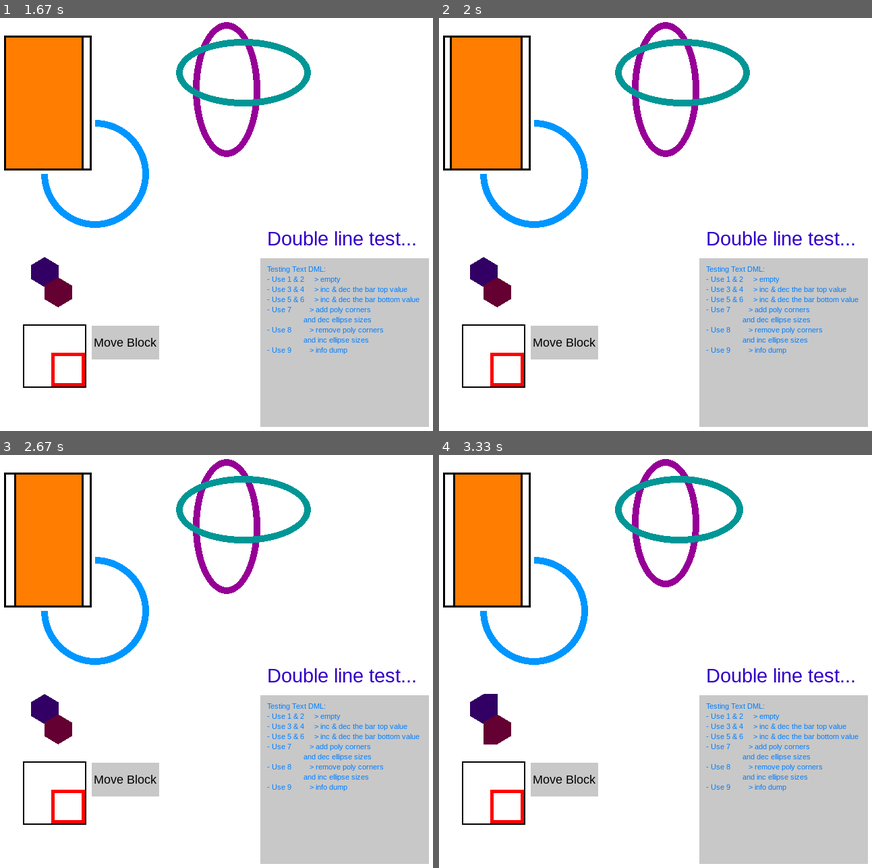
Above: before the commit, frames 1-4 (two rows, left to right).
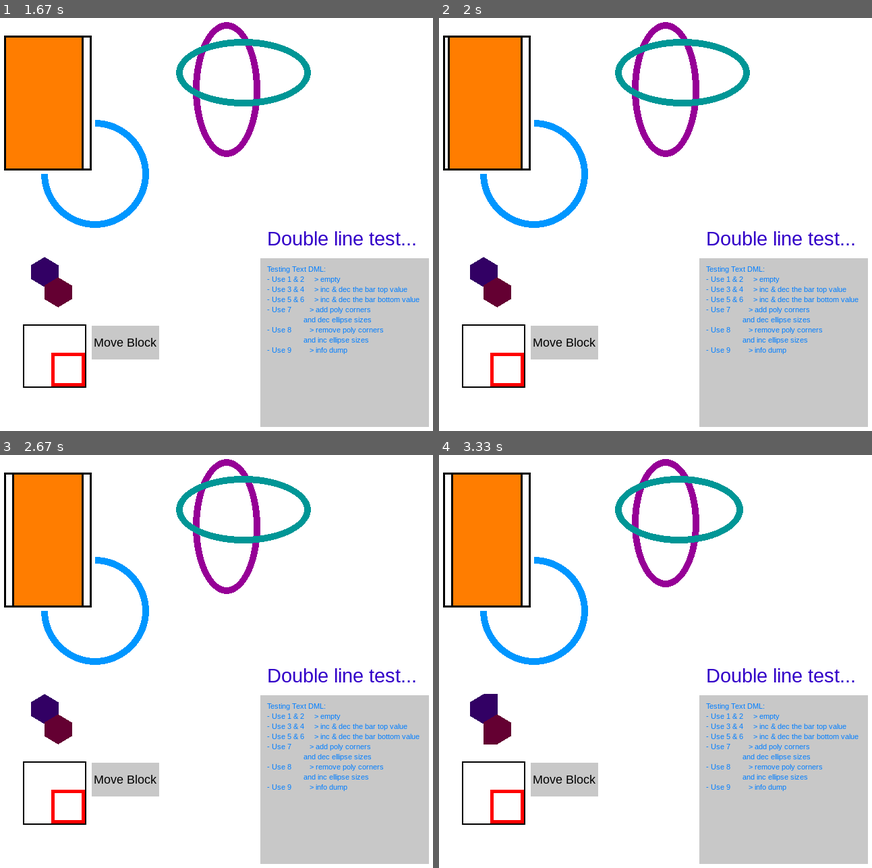
Above: after the commit, the same moments.

Repository: reimerrigtering/PygameUIExtension
Game: pygame game, started from testing.py
The game is run twice, just before and just after one commit, with the same random seed, the same clock (stepped at 60 frames per second) and the same inputs.
Inputs:
- Up to frame 1 (1.67 s): click "Move Block" at 0.38 s; click "Move Block" at 0.72 s; tap 4 at 1 s
- Up to frame 2 (2 s): tap 5 at 1.88 s
- Up to frame 3 (2.67 s): no input
- Up to frame 4 (3.33 s): tap 7 at 2.77 s

Frame 1 is identical in both runs. In frame 2, 0.3% of the frame differs, in the area x 2-3%, y 4-37%; in frame 3, 0.3%; in frame 4, 0.3%.

Commit message:
Added inverse filling and inverse fill color functionality to Bar class

Diff:
--- a/testing.py
+++ b/testing.py
@@ -30,7 +30,8 @@
     dynamic_multi_line=True, margin=20)
 text_surround_rect = Rect(400, 400, 250, 250, color=(200, 200, 200))
 
-bar = Bar(rectangle, bar_color=(255, 125, 0), bar_closed=True, start_fill_side=Placement.LEFT)
+bar = Bar(rectangle, bar_color=(255, 125, 0), bar_inverse_color=(255, 0, 0), bar_closed=True,
+          start_fill_side=Placement.LEFT)
 
 moving_block = Rect(50, 500, 50, 50, color=(255, 0, 0), border=20)
 moving_block_sqr = Rect(48, 498, 94, 94, color=(0, 0, 0), border=2)
--- a/ui_classes.py
+++ b/ui_classes.py
@@ -1124,6 +1124,9 @@
 
     bar_closed: bool = False
 
+    allow_inverse: bool = True
+    bar_inverse_color: T_COLOR = None
+
     start_fill_side: int = Placement.LEFT
     bar_speed: float = 3.0
     starting_frame: int = Frame.get()
@@ -1176,7 +1179,14 @@
             raise NotImplemented
 
     def set_value(self, value: float, set_bottom: bool = False) -> None:
-        set_value = min(max(value, self.max_value_range[0]), self.max_value_range[1])
+        if self.allow_inverse:
+            set_value = min(max(value, self.max_value_range[0]), self.max_value_range[1])
+        else:
+            if not set_bottom:
+                set_value = min(max(value, self.goal_value_range[0]), self.max_value_range[1])
+            else:
+                set_value = min(max(value, self.max_value_range[0]), self.goal_value_range[1])
+
         target_index = 1 if not set_bottom else 0
 
         self.goal_value_range[target_index] = set_value
@@ -1207,12 +1217,15 @@
         return round(bg_height * ratio_filled)
 
     def get_bar_size(self) -> tuple[int, int]:
+        bar_min = min(self.display_range)
+        bar_max = max(self.display_range)
+
         if self.start_fill_side == Placement.LEFT:
-            return (self.get_bar_width(self.display_range[1]) - self.get_bar_width(self.display_range[0]),
+            return (self.get_bar_width(bar_max) - self.get_bar_width(bar_min),
                     self.rect.height - 2 * self.bar_border_width)
         else:
             return (self.rect.width - 2 * self.bar_border_width,
-                    self.get_bar_height(self.display_range[1]) - self.get_bar_height(self.display_range[0]))
+                    self.get_bar_height(bar_max) - self.get_bar_height(bar_min))
 
     def render(self, display: pygame.Surface | None = None) -> None:
         display = display if display is not None else Display.window()
@@ -1222,12 +1235,12 @@
         self.rect.render(display)
 
         if self.start_fill_side == Placement.LEFT:
-            bar_x = self.rect.x + self.bar_border_width + self.get_bar_width(self.display_range[0])
+            bar_x = self.rect.x + self.bar_border_width + self.get_bar_width(min(self.display_range))
             bar_y = self.rect.y + self.bar_border_width
         else:
             bar_x = self.rect.x + self.bar_border_width
             bar_y = self.rect.y + self.bar_border_width + self.get_bar_height(self.max_value_range[1] -
-                                                                              self.display_range[1])
+                                                                              max(self.display_range))
         bar_size = self.get_bar_size()
 
         if self.bar_bg_img is not None:
@@ -1237,7 +1250,12 @@
 
             self.bar_bg_img.render(display)
         else:
-            bar_rect = Rect(bar_x, bar_y, bar_size[0], bar_size[1], color=self.bar_color)
+            color = self.bar_color
+            if self.display_range[0] > self.display_range[1] and self.bar_inverse_color is not None:
+                color = self.bar_inverse_color
+
+            bar_rect = Rect(bar_x, bar_y, bar_size[0], bar_size[1], color=color)
+
             bar_rect.render(display)
 
         if self.bar_closed:
@@ -1248,7 +1266,7 @@
                 stop_width = self.rect.width - 2 * self.bar_border_width
                 stop_height = self.bar_border_width
 
-            if self.max_value_range[0] < self.display_range[1] < self.max_value_range[1]:
+            if self.max_value_range[0] <= self.display_range[1] < self.max_value_range[1]:
                 if self.start_fill_side == Placement.LEFT:
                     max_stop_block = Rect(bar_x + bar_size[0], bar_y, stop_width, stop_height,
                                           color=self.rect.color)
@@ -1258,13 +1276,14 @@
 
                 max_stop_block.render(display)
 
-            if self.max_value_range[0] < self.display_range[0] < self.max_value_range[1]:
+            if self.max_value_range[0] < self.display_range[0] <= self.max_value_range[1]:
                 if self.start_fill_side == Placement.LEFT:
-                    max_stop_block = Rect(bar_x, self.rect.y + self.bar_border_width, stop_width,
-                                          stop_height, color=self.rect.color)
+                    max_stop_block = Rect(bar_x - self.bar_border_width, self.rect.y + self.bar_border_width,
+                                          stop_width, stop_height, color=self.rect.color)
                 else:
-                    max_stop_block = Rect(self.rect.x + self.bar_border_width, bar_y + bar_size[1], stop_width,
-                                          stop_height, color=self.rect.color)
+                    max_stop_block = Rect(self.rect.x + self.bar_border_width,
+                                          bar_y + bar_size[1] - self.bar_border_width, stop_width, stop_height,
+                                          color=self.rect.color)
 
                 max_stop_block.render(display)
 
Not shown, changed: TODOs.txt
